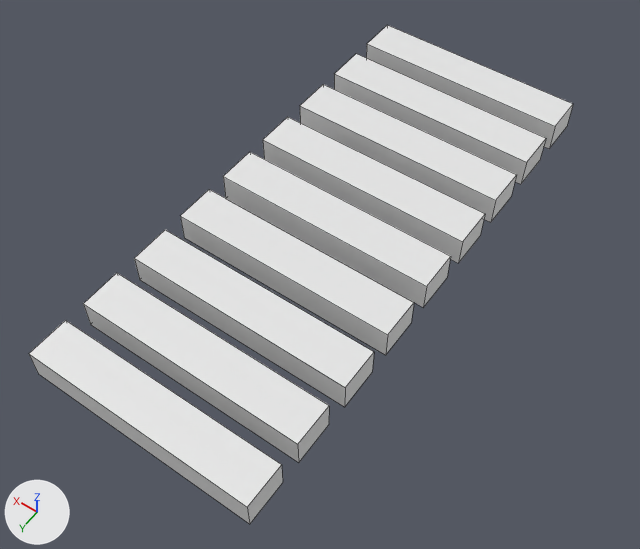
One commit to the Blender file deej_concept.blend: the scene before it, then after it.
Rendered twice from a camera (50 mm lens) standing at (-151.0, 559.0, 498.0) and looking at (79.0, 236.0, -9.0). The lights are fixed; the arrows at lower left show +X, +Y and +Z. Mesh edges are drawn as thin lines.

In view in the first picture: '0 Master', '1 current', '2 Musik', '3 Discord', '4 Browser', '5 Games', '6 System', '7 unmapped', '8 Mic'.
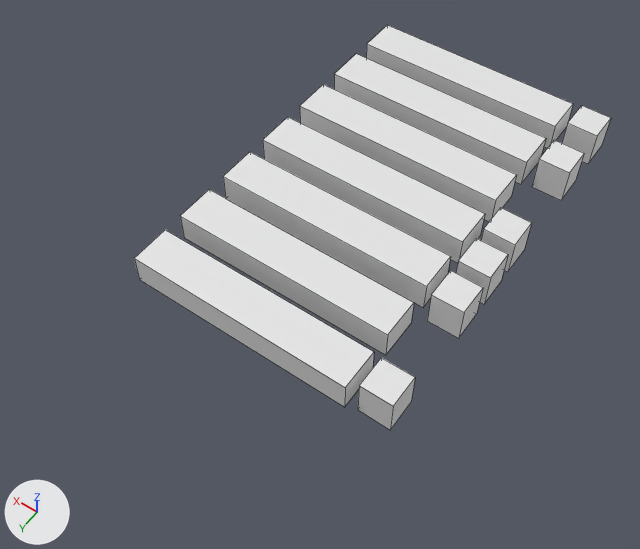
What changed in the scene script:
```text
Add me_cube_014:
    me_cube_014.from_pydata(...)  # a box spanning x -1.0..1.0, y -1.0..1.0, z -1.0..1.0
    me_cube_014.materials.append(mat_material)  # white #e7e7e7
Change ob_5_games:
    ob_5_games.location: (88.0, 256.0, 12.0) -> (-20.0, 16.0, 14.0)
    ob_5_games.scale: (88.0, 16.0, 12.0) -> (12.4, 12.4, 15.0)
Change ob_6_system:
    ob_6_system.location: (88.0, 304.0, 12.0) -> (-20.0, 64.0, 14.0)
    ob_6_system.scale: (88.0, 16.0, 12.0) -> (12.4, 12.4, 15.0)
Change ob_7_unmapped:
    ob_7_unmapped.location: (88.9, 352.0, 12.0) -> (88.0, 256.0, 12.0)
Change ob_8_mic:
    ob_8_mic.location: (88.9, 400.0, 12.0) -> (88.0, 304.0, 12.0)
Add ob_0_master_006:
    ob_0_master_006 = bpy.data.objects.new('0 Master.006', me_cube_008.copy())  # the mesh of ob_8_mic
    ob_0_master_006.location = (-20.0, 219.0, 14.0)
    ob_0_master_006.scale = (12.4, 12.4, 15.0)
Add ob_0_master_005:
    ob_0_master_005 = bpy.data.objects.new('0 Master.005', me_cube_014)
    ob_0_master_005.location = (-20.0, 184.0, 14.0)
    ob_0_master_005.scale = (12.4, 12.4, 15.0)
Add ob_0_master_004:
    ob_0_master_004 = bpy.data.objects.new('0 Master.004', me_cube_008.copy())  # the mesh of ob_8_mic
    ob_0_master_004.location = (-20.0, 304.0, 14.0)
    ob_0_master_004.scale = (12.4, 12.4, 15.0)
Add ob_0_master_003:
    ob_0_master_003 = bpy.data.objects.new('0 Master.003', me_cube_008.copy())  # the mesh of ob_8_mic
    ob_0_master_003.location = (-20.0, 149.0, 14.0)
    ob_0_master_003.scale = (12.4, 12.4, 15.0)
```

Pixel boxes (x1, y1, x2, y2) of what changed, in the pictures (640 x 549 px):
'8 Mic', moved
    before: (29, 320, 283, 524)
    after: (134, 230, 374, 407)
'7 unmapped', moved
    before: (83, 273, 329, 462)
    after: (180, 189, 414, 355)
'6 System', moved, rescaled (78% narrower, 66% shorter)
    before: (134, 230, 374, 407)
    after: (532, 140, 584, 200)
'5 Games', moved, rescaled (79% narrower, 65% shorter)
    before: (180, 189, 414, 355)
    after: (562, 106, 611, 164)
'0 Master.004', added
    after: (358, 357, 415, 430)
'0 Master.006', added
    after: (427, 271, 483, 338)
'0 Master.005', added
    after: (456, 238, 508, 304)
'0 Master.003', added
    after: (481, 208, 532, 272)
